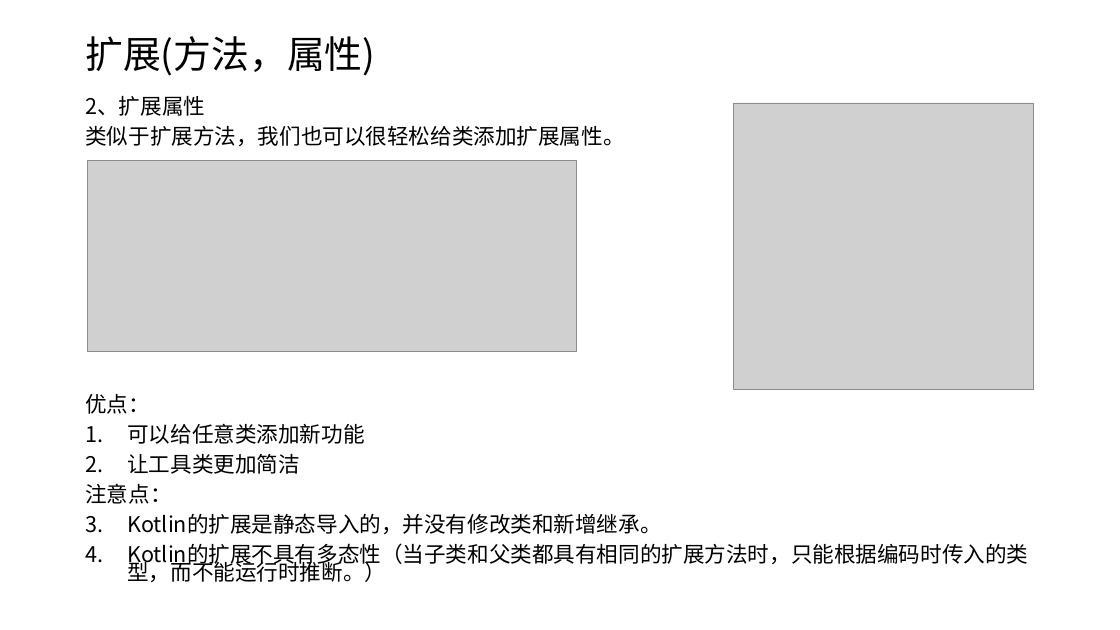
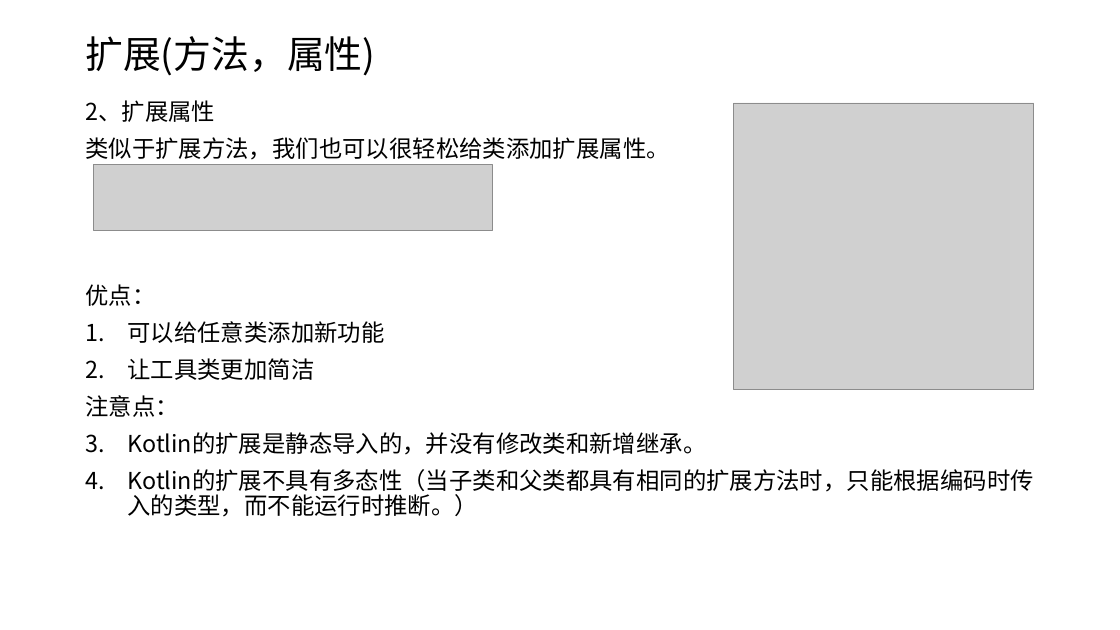
Before and after one commit to shenbibo/KotlinWeather, a slide deck: slide 10 of docs/初探kotlin.pptx. Drawn at 1120x630 pixels with LibreOffice and Linux fonts; fonts in the diff are those of the drawing; grey boxes stand for pictures. Boxes give left, top, right and bottom in pixels: in the first picture for what was removed or moved away, otherwise in the second. Text is boxed around its words. In the diff, an @@ line names an element or a change of style, - is before the commit and + after.

```diff
--- a/docs/初探kotlin.pptx
+++ b/docs/初探kotlin.pptx
@@ text "2、扩展属性" at bbox=[85, 100, 1033, 517]: size 18.5 to 20 pt; line spacing 0.7 to 0.9 @@
@@ picture removed at bbox=[87, 160, 576, 351] @@
@@ picture added at bbox=[93, 165, 492, 230] @@
```
Also in this commit, not shown: 2 other slides changed, 6 slides added, 4 other files.
